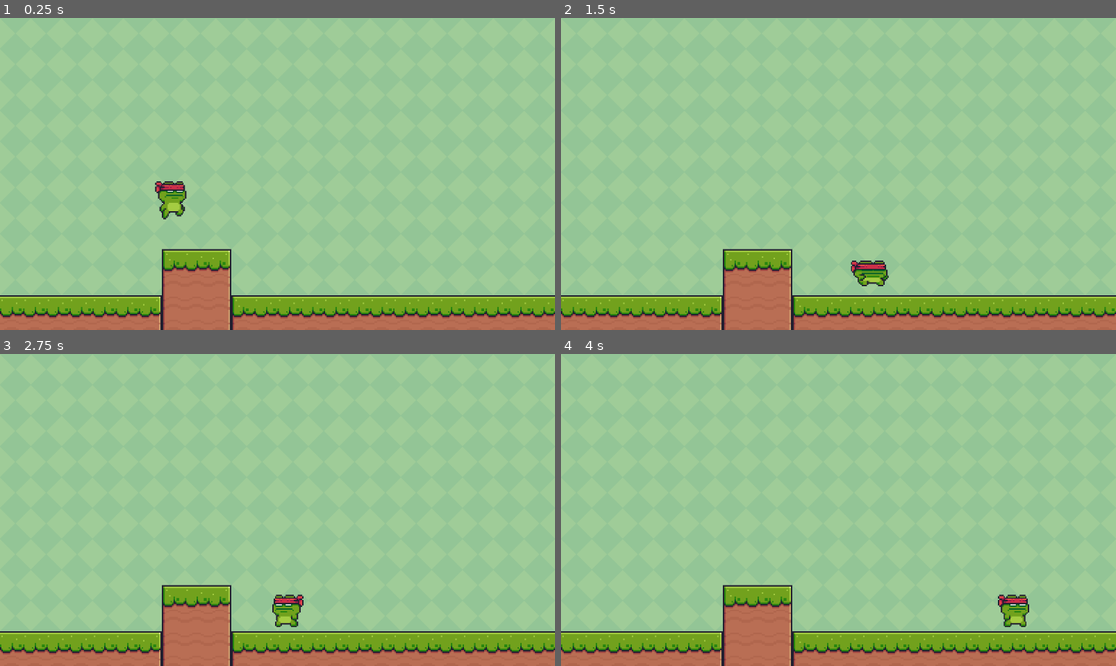
Above: before the commit, frames 1-4 (two rows, left to right).
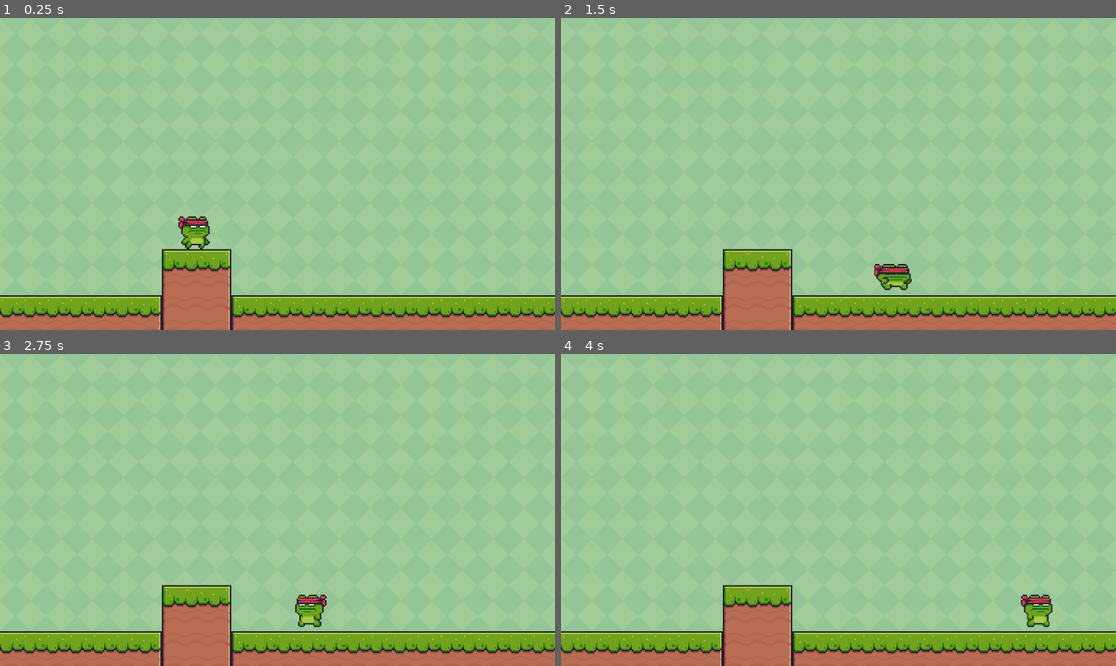
Above: after the commit, the same moments.

Repository: tibote/Tournament-of-Legends
Game: Godot game, scene res://scenes/main.tscn
The game is run twice, just before and just after one commit, with the same random seed, the same clock (stepped at 60 frames per second) and the same inputs. Before the commit the project starts from res://main.tscn.
Inputs (mouse positions are in pixels of both pictures, inside the frame that each line leads up to):
- Up to frame 1 (0.25 s): no input
- Up to frame 2 (1.5 s): tap Enter at 0.5 s; move the mouse to (960, 158) at 0.52 s; hold Right (ui_right) from 0.53 s (still down); tap A (simple_attack_button) at 0.6, 1.35 s; move the mouse to (727, 189) at 1.27 s
- Up to frame 3 (2.75 s): move the mouse to (333, 441) at 2.02 s; release Right (ui_right) at 2.03 s; hold Left (ui_left) from 2.03 s (still down); tap A (simple_attack_button) at 2.1 s
- Up to frame 4 (4 s): move the mouse to (810, 572) at 2.77 s; release Left (ui_left) at 2.78 s; hold Right (ui_right) from 2.78 s (still down); tap A (simple_attack_button) at 2.85, 3.6 s; move the mouse to (1005, 556) at 3.52 s

The runs differ from the first frame. In frame 1, 1.0% of the frame differs, in the area x 27-38%, y 52-75%; in frame 2, 0.8%; in frame 3, 0.9%; in frame 4, 0.9%.

Commit message:
ADD: menu

Diff:
--- a/tournament-of-legends/project.godot
+++ b/tournament-of-legends/project.godot
@@ -32,6 +32,21 @@
 , Object(InputEventKey,"resource_local_to_scene":false,"resource_name":"","device":0,"window_id":0,"alt_pressed":false,"shift_pressed":false,"ctrl_pressed":false,"meta_pressed":false,"pressed":false,"keycode":0,"physical_keycode":65,"key_label":0,"unicode":0,"location":0,"echo":false,"script":null)
 ]
 }
+select_up={
+"deadzone": 0.2,
+"events": [Object(InputEventJoypadMotion,"resource_local_to_scene":false,"resource_name":"","device":-1,"axis":1,"axis_value":-1.0,"script":null)
+]
+}
+select_down={
+"deadzone": 0.2,
+"events": [Object(InputEventJoypadMotion,"resource_local_to_scene":false,"resource_name":"","device":-1,"axis":1,"axis_value":1.0,"script":null)
+]
+}
+menu_select={
+"deadzone": 0.2,
+"events": [Object(InputEventJoypadButton,"resource_local_to_scene":false,"resource_name":"","device":-1,"button_index":0,"pressure":0.0,"pressed":false,"script":null)
+]
+}
 
 [physics]
 
--- a/tournament-of-legends/main.tscn
+++ b/tournament-of-legends/scenes/main.tscn
@@ -184,4 +184,4 @@
 layer_0/tile_data = PackedInt32Array(786432, 458752, 0, 851968, 458752, 1, 786433, 458752, 0, 851969, 458752, 1, 786434 …(943 unchanged characters)…
 
 [node name="CharacterBody2D" parent="." unique_id=1735249865 instance=ExtResource("3_lquwl")]
-position = Vector2(356, 344)
+position = Vector2(404, 425)
--- a/tournament-of-legends/scenes/main_character.gd
+++ b/tournament-of-legends/scenes/main_character.gd
@@ -39,6 +39,7 @@
 	if Input.is_action_just_pressed("simple_attack_button") and not is_attacking:
 		is_attacking = true
 		sprite_2d.play("simple_attack")
+		Input.start_joy_vibration(0, 0.5, 1.0, 0.3)
 
 	move_and_slide()
 
@@ -47,3 +48,4 @@
 
 func _on_attack_finished():
 	is_attacking = false
+	Input.stop_joy_vibration(0)
--- /dev/null
+++ b/tournament-of-legends/scenes/menu/main_menu.gd
@@ -0,0 +1,36 @@
+extends Control
+
+
+# Called when the node enters the scene tree for the first time.
+func _ready() -> void:
+	$VBoxContainer/Btn_play.grab_focus()
+
+
+# Called every frame. 'delta' is the elapsed time since the previous frame.
+func _process(delta: float) -> void:
+	pass
+
+
+func _on_btn_quit_pressed() -> void:
+	get_tree().quit()
+
+
+func _on_btn_play_pressed() -> void:
+	get_tree().change_scene_to_file("res://scenes/main.tscn")
+
+func _input(event: InputEvent) -> void:
+	if event is InputEventMouseMotion:
+		get_viewport().gui_release_focus()
+
+	if event is InputEventJoypadButton or event is InputEventJoypadMotion or event is InputEventKey:
+		if get_viewport().gui_get_focus_owner() == null:
+			$VBoxContainer/Btn_play.grab_focus()
+
+	if event is InputEventJoypadButton:
+		if event.button_index == JOY_BUTTON_A and event.pressed:
+			if get_viewport().gui_get_focus_owner() == $VBoxContainer/Btn_play:
+				get_tree().change_scene_to_file("res://scenes/main.tscn")
+			elif get_viewport().gui_get_focus_owner() == $VBoxContainer/Btn_settings:
+				get_tree().change_scene_to_file("res://scenes/menu/settings_menu.tscn")
+			elif get_viewport().gui_get_focus_owner() == $VBoxContainer/Btn_quit:
+				get_tree().quit()
--- /dev/null
+++ b/tournament-of-legends/scenes/menu/main_menu.tscn
@@ -0,0 +1,147 @@
+[gd_scene format=3 uid="uid://o6qvq3gfc8v"]
+
+[ext_resource type="Script" uid="uid://cxk2ecqyidfsa" path="res://scenes/menu/main_menu.gd" id="1_ekxnf"]
+[ext_resource type="Texture2D" uid="uid://bxbyoljqrp3hn" path="res://assets/bck.png" id="1_l6cm7"]
+
+[sub_resource type="StyleBoxTexture" id="StyleBoxTexture_ekxnf"]
+texture = ExtResource("1_l6cm7")
+modulate_color = Color(0.21230483, 0.21230483, 0.21230483, 1)
+
+[sub_resource type="StyleBoxFlat" id="StyleBoxFlat_vue75"]
+bg_color = Color(1, 1, 1, 1)
+corner_radius_top_left = 16
+corner_radius_top_right = 16
+corner_radius_bottom_right = 16
+corner_radius_bottom_left = 16
+shadow_size = 5
+shadow_offset = Vector2(0, 3.41)
+
+[sub_resource type="StyleBoxFlat" id="StyleBoxFlat_l6cm7"]
+bg_color = Color(0.427493, 0.42749307, 0.42749295, 1)
+corner_radius_top_left = 16
+corner_radius_top_right = 16
+corner_radius_bottom_right = 16
+corner_radius_bottom_left = 16
+shadow_size = 5
+shadow_offset = Vector2(0, 3.41)
+
+[sub_resource type="StyleBoxFlat" id="StyleBoxFlat_ekxnf"]
+bg_color = Color(0.69135684, 0.6913568, 0.6913567, 1)
+corner_radius_top_left = 16
+corner_radius_top_right = 16
+corner_radius_bottom_right = 16
+corner_radius_bottom_left = 16
+shadow_size = 5
+shadow_offset = Vector2(0, 3.41)
+
+[sub_resource type="StyleBoxFlat" id="StyleBoxFlat_3rkf3"]
+bg_color = Color(0.69135684, 0.6913568, 0.6913567, 1)
+corner_radius_top_left = 16
+corner_radius_top_right = 16
+corner_radius_bottom_right = 16
+corner_radius_bottom_left = 16
+shadow_size = 5
+shadow_offset = Vector2(0, 3.41)
+
+[sub_resource type="StyleBoxFlat" id="StyleBoxFlat_247la"]
+bg_color = Color(0.69135684, 0.6913568, 0.6913567, 1)
+corner_radius_top_left = 16
+corner_radius_top_right = 16
+corner_radius_bottom_right = 16
+corner_radius_bottom_left = 16
+shadow_size = 5
+shadow_offset = Vector2(0, 3.41)
+
+[sub_resource type="StyleBoxFlat" id="StyleBoxFlat_kiqgm"]
+bg_color = Color(0.69135684, 0.6913568, 0.6913567, 1)
+corner_radius_top_left = 16
+corner_radius_top_right = 16
+corner_radius_bottom_right = 16
+corner_radius_bottom_left = 16
+shadow_size = 5
+shadow_offset = Vector2(0, 3.41)
+
+[node name="MainMenu" type="Control" unique_id=2104347212]
+layout_mode = 3
+anchors_preset = 15
+anchor_right = 1.0
+anchor_bottom = 1.0
+grow_horizontal = 2
+grow_vertical = 2
+script = ExtResource("1_ekxnf")
+
+[node name="Panel" type="Panel" parent="." unique_id=1648241798]
+layout_mode = 1
+anchors_preset = 15
+anchor_right = 1.0
+anchor_bottom = 1.0
+grow_horizontal = 2
+grow_vertical = 2
+theme_override_styles/panel = SubResource("StyleBoxTexture_ekxnf")
+
+[node name="VBoxContainer" type="VBoxContainer" parent="." unique_id=1466759904]
+layout_mode = 1
+anchors_preset = 8
+anchor_left = 0.5
+anchor_top = 0.5
+anchor_right = 0.5
+anchor_bottom = 0.5
+offset_left = -222.5
+offset_top = -103.0
+offset_right = 222.5
+offset_bottom = 103.0
+grow_horizontal = 2
+grow_vertical = 2
+
+[node name="Btn_play" type="Button" parent="VBoxContainer" unique_id=561709993]
+texture_filter = 1
+layout_mode = 2
+size_flags_vertical = 3
+focus_neighbor_top = NodePath("../Btn_quit")
+focus_neighbor_bottom = NodePath("../Btn_settings")
+theme_override_colors/font_color = Color(0, 0, 0, 1)
+theme_override_colors/font_pressed_color = Color(0, 0, 0, 1)
+theme_override_colors/font_hover_color = Color(0, 0, 0, 1)
+theme_override_font_sizes/font_size = 30
+theme_override_styles/normal = SubResource("StyleBoxFlat_vue75")
+theme_override_styles/pressed = SubResource("StyleBoxFlat_l6cm7")
+theme_override_styles/hover = SubResource("StyleBoxFlat_ekxnf")
+theme_override_styles/focus = SubResource("StyleBoxFlat_3rkf3")
+text = "Play"
+
+[node name="Btn_settings" type="Button" parent="VBoxContainer" unique_id=458078833]
+texture_filter = 1
+layout_mode = 2
+size_flags_vertical = 3
+focus_neighbor_top = NodePath("../Btn_play")
+focus_neighbor_bottom = NodePath("../Btn_quit")
+theme_override_colors/font_color = Color(0, 0, 0, 1)
+theme_override_colors/font_pressed_color = Color(0, 0, 0, 1)
+theme_override_colors/font_hover_color = Color(0, 0, 0, 1)
+theme_override_font_sizes/font_size = 30
+theme_override_styles/normal = SubResource("StyleBoxFlat_vue75")
+theme_override_styles/pressed = SubResource("StyleBoxFlat_l6cm7")
+theme_override_styles/hover = SubResource("StyleBoxFlat_ekxnf")
+theme_override_styles/focus = SubResource("StyleBoxFlat_247la")
+text = "Settings
+"
+
+[node name="Btn_quit" type="Button" parent="VBoxContainer" unique_id=2132504210]
+texture_filter = 1
+layout_mode = 2
+size_flags_vertical = 3
+focus_neighbor_top = NodePath("../Btn_settings")
+focus_neighbor_bottom = NodePath("../Btn_play")
+theme_override_colors/font_color = Color(0, 0, 0, 1)
+theme_override_colors/font_pressed_color = Color(0, 0, 0, 1)
+theme_override_colors/font_hover_color = Color(0, 0, 0, 1)
+theme_override_font_sizes/font_size = 30
+theme_override_styles/normal = SubResource("StyleBoxFlat_vue75")
+theme_override_styles/pressed = SubResource("StyleBoxFlat_l6cm7")
+theme_override_styles/hover = SubResource("StyleBoxFlat_ekxnf")
+theme_override_styles/focus = SubResource("StyleBoxFlat_kiqgm")
+text = "Quit
+"
+
+[connection signal="pressed" from="VBoxContainer/Btn_play" to="." method="_on_btn_play_pressed"]
+[connection signal="pressed" from="VBoxContainer/Btn_quit" to="." method="_on_btn_quit_pressed"]
--- /dev/null
+++ b/tournament-of-legends/scenes/menu/settings_menu.tscn
@@ -0,0 +1,98 @@
+[gd_scene format=3 uid="uid://cxbtj6t462cco"]
+
+[ext_resource type="Texture2D" uid="uid://bxbyoljqrp3hn" path="res://assets/bck.png" id="1_qk8rs"]
+
+[sub_resource type="StyleBoxTexture" id="StyleBoxTexture_0sh77"]
+texture = ExtResource("1_qk8rs")
+modulate_color = Color(0.21230483, 0.21230483, 0.21230483, 1)
+
+[node name="SettingsMenu" type="Control" unique_id=764795792]
+layout_mode = 3
+anchors_preset = 15
+anchor_right = 1.0
+anchor_bottom = 1.0
+grow_horizontal = 2
+grow_vertical = 2
+
+[node name="Panel" type="Panel" parent="." unique_id=423274969]
+layout_mode = 1
+anchors_preset = 15
+anchor_right = 1.0
+anchor_bottom = 1.0
+grow_horizontal = 2
+grow_vertical = 2
+theme_override_styles/panel = SubResource("StyleBoxTexture_0sh77")
+
+[node name="VBoxContainer" type="VBoxContainer" parent="." unique_id=134176096]
+texture_filter = 1
+layout_mode = 1
+anchors_preset = 8
+anchor_left = 0.5
+anchor_top = 0.5
+anchor_right = 0.5
+anchor_bottom = 0.5
+offset_left = -161.25
+offset_top = -80.0
+offset_right = 161.25
+offset_bottom = 80.0
+grow_horizontal = 2
+grow_vertical = 2
+
+[node name="Window_settings" type="VBoxContainer" parent="VBoxContainer" unique_id=490606556]
+layout_mode = 2
+
+[node name="title" type="Label" parent="VBoxContainer/Window_settings" unique_id=1501881755]
+layout_mode = 2
+size_flags_horizontal = 4
+text = "Window settings"
+
+[node name="btn" type="HBoxContainer" parent="VBoxContainer/Window_settings" unique_id=1708554697]
+layout_mode = 2
+
+[node name="Btn_window_settings_fullscreen" type="Button" parent="VBoxContainer/Window_settings/btn" unique_id=45181775]
+layout_mode = 2
+size_flags_horizontal = 3
+text = "fullscreen"
+
+[node name="Btn_window_settings_windowed" type="Button" parent="VBoxContainer/Window_settings/btn" unique_id=154456247]
+layout_mode = 2
+size_flags_horizontal = 3
+text = "windowed"
+
+[node name="Sound" type="VBoxContainer" parent="VBoxContainer" unique_id=1780616841]
+layout_mode = 2
+
+[node name="title" type="Label" parent="VBoxContainer/Sound" unique_id=2138238429]
+layout_mode = 2
+size_flags_horizontal = 4
+text = "Sound"
+
+[node name="HSldr_sound" type="HSlider" parent="VBoxContainer/Sound" unique_id=216798501]
+layout_mode = 2
+size_flags_vertical = 2
+
+[node name="Vibration" type="VBoxContainer" parent="VBoxContainer" unique_id=1158282447]
+layout_mode = 2
+
+[node name="title" type="Label" parent="VBoxContainer/Vibration" unique_id=1192225764]
+layout_mode = 2
+size_flags_horizontal = 4
+text = "Vibration"
+
+[node name="CheckButton" type="CheckButton" parent="VBoxContainer/Vibration" unique_id=1941418597]
+layout_mode = 2
+size_flags_horizontal = 4
+size_flags_vertical = 3
+
+[node name="Btn_exit" type="Button" parent="." unique_id=231691221]
+texture_filter = 1
+layout_mode = 1
+anchors_preset = 2
+anchor_top = 1.0
+anchor_bottom = 1.0
+offset_left = 31.0
+offset_top = -98.0
+offset_right = 179.0
+offset_bottom = -27.0
+grow_vertical = 0
+text = "Return"
Binary file added: tournament-of-legends/assets/bck.png
Not shown, added: tournament-of-legends/assets/bck.png.import
Not shown, added: tournament-of-legends/scenes/menu/main_menu.gd.uid
